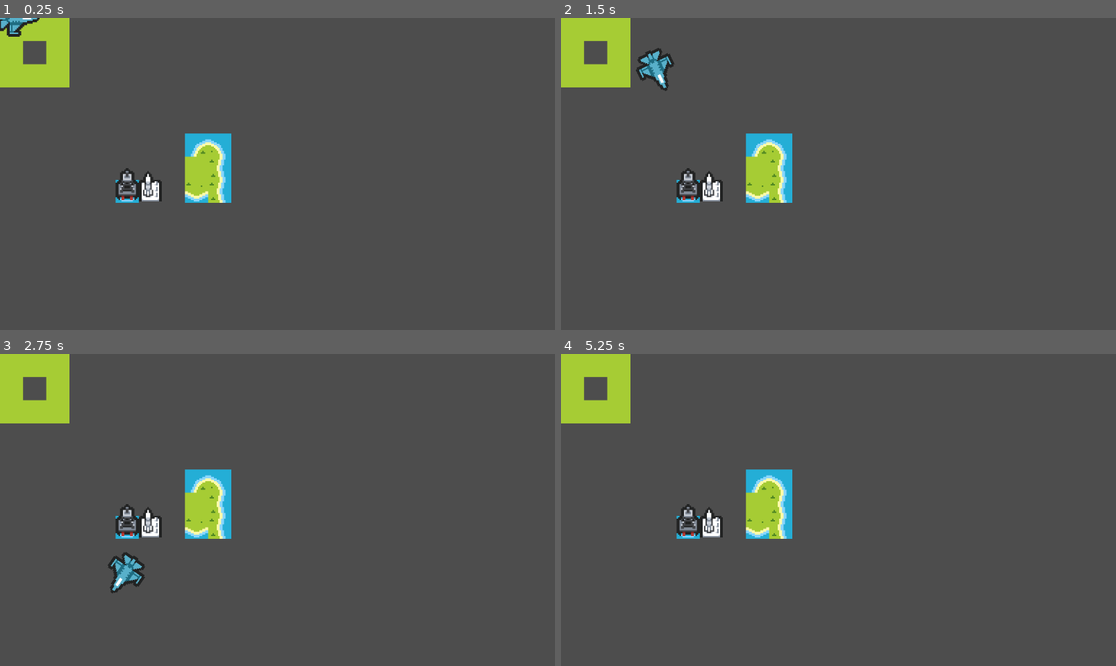
Above: before the commit, frames 1-4 (two rows, left to right).
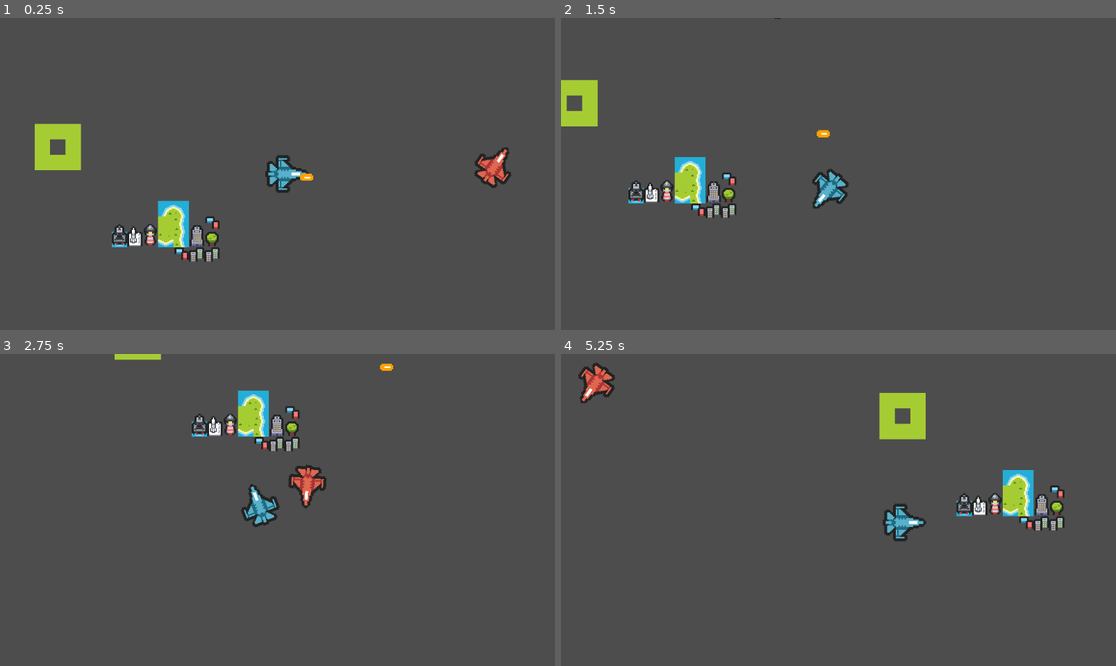
Above: after the commit, the same moments.

Repository: dancroker/Air-Combat-Game
Game: Godot game, scene res://main.tscn
Same seed, same stepped clock (60 frames per second), same inputs: the game is played once before the commit and once after it.
Inputs:
- Up to frame 1 (0.25 s): no input
- Up to frame 2 (1.5 s): hold D (right) 0.53-1.28 s; hold S (down) from 1.28 s (still down)
- Up to frame 3 (2.75 s): release S (down) at 2.03 s; hold D (right) from 2.03 s (still down)
- Up to frame 4 (5.25 s): release D (right) at 2.78 s; hold W (up) 2.78-3.53 s; hold A (left) 3.53-5.03 s; hold S (down) from 5.03 s (still down)

The runs differ from the first frame. In frame 1, 9.0% of the frame differs, in the area x 0-93%, y 0-79%; in frame 2, 7.9%; in frame 3, 8.6%; in frame 4, 8.7%.

Commit message:
Implemented basic enemy movement

Diff:
--- a/air-combat/main.tscn
+++ b/air-combat/main.tscn
@@ -2,10 +2,13 @@
 
 [ext_resource type="Script" uid="uid://d2sm6cn4o7bqw" path="res://scripts/player_control.gd" id="1_0xm2m"]
 [ext_resource type="Texture2D" uid="uid://xhdfjdl27tjk" path="res://assets/Air Strike/Planes/player_planes.png" id="1_ig7tw"]
-[ext_resource type="Script" uid="uid://fjh3qwykrjsk" path="res://scripts/draw_background_segment.gd" id="2_1bvp3"]
-[ext_resource type="Script" uid="uid://r2leaufn7jow" path="res://scripts/map_generation.gd" id="3_7mycd"]
+[ext_resource type="Script" uid="uid://fjh3qwykrjsk" path="res://scripts/map/draw_background_segment.gd" id="2_1bvp3"]
+[ext_resource type="Script" uid="uid://r2leaufn7jow" path="res://scripts/map/map_generation.gd" id="3_7mycd"]
 [ext_resource type="Texture2D" uid="uid://dvk67v8n8co5u" path="res://assets/Air Strike/tileset.png" id="3_h2yge"]
-[ext_resource type="Script" uid="uid://ct2bkwymc78ko" path="res://scripts/map_designs.gd" id="3_lquwl"]
+[ext_resource type="Script" uid="uid://ct2bkwymc78ko" path="res://scripts/map/map_designs.gd" id="3_lquwl"]
+[ext_resource type="Script" uid="uid://bmfj5mosq18qk" path="res://scripts/enemy.gd" id="7_5vw27"]
+[ext_resource type="Texture2D" uid="uid://bhi7gb5ku8r5b" path="res://assets/Air Strike/Planes/enemy_planes.png" id="7_272bh"]
+[ext_resource type="Texture2D" uid="uid://b1j8lux4in6v2" path="res://assets/Air Strike/Effects/plane_shot.png" id="9_kek77"]
 
 [sub_resource type="TileSetAtlasSource" id="TileSetAtlasSource_1bvp3"]
 texture = ExtResource("3_h2yge")
@@ -380,37 +383,73 @@
 [sub_resource type="RectangleShape2D" id="RectangleShape2D_h2yge"]
 size = Vector2(31, 30)
 
+[sub_resource type="RectangleShape2D" id="RectangleShape2D_4c57u"]
+size = Vector2(10, 10)
+
 [node name="Node2D" type="Node2D" unique_id=543733300]
 
-[node name="TileMapLayer" type="TileMapLayer" parent="." unique_id=964857806]
+[node name="Ground Tile Map" type="TileMapLayer" parent="." unique_id=964857806]
 texture_filter = 1
-scale = Vector2(3, 3)
-tile_map_data = PackedByteArray("AAAIAAUAAAACABAAAAAJAAUAAAA …(96 unchanged characters)… DAAMAAAAGAAcAAAAHAAIAAAAGAAYAAAAHAAEAAAA=")
+scale = Vector2(2, 2)
+tile_map_data = PackedByteArray("AAAIAAUAAAACABAAAAAJAAUAAAA …(96 unchanged characters)… DAAMAAAAGAAcAAAAHAAIAAAAGAAYAAAAHAAEAAAAKAAcAAAAMAAIAAAAKAAYAAAAMAAEAAAALAAcAAAAOAAcAAAAKAAgAAAAOAAIAAAALAAgAAAAOAAIAAAAHAAcAAAAGAAYAAAAHAAYAAAAGAAUAAAAJAAgAAAAFAAYAAAALAAYAAAAFAAYAAAA=")
 tile_set = SubResource("TileSet_lquwl")
 script = ExtResource("2_1bvp3")
 
-[node name="MapGen" type="Node2D" parent="TileMapLayer" unique_id=1744018759]
+[node name="MapGen" type="Node2D" parent="Ground Tile Map" unique_id=1744018759]
 scale = Vector2(0.33333334, 0.33333334)
 script = ExtResource("3_7mycd")
 
-[node name="MapDesigns" type="Node2D" parent="TileMapLayer/MapGen" unique_id=1713261728]
+[node name="MapDesigns" type="Node2D" parent="Ground Tile Map/MapGen" unique_id=1713261728]
 script = ExtResource("3_lquwl")
 
-[node name="CharacterBody2D" type="CharacterBody2D" parent="." unique_id=1179859349]
+[node name="Player" type="CharacterBody2D" parent="." unique_id=1179859349]
+position = Vector2(487, 104)
 scale = Vector2(3, 3)
 script = ExtResource("1_0xm2m")
 
-[node name="Sprite2D" type="Sprite2D" parent="CharacterBody2D" unique_id=660994383]
+[node name="Sprite2D" type="Sprite2D" parent="Player" unique_id=660994383]
 texture_filter = 1
 rotation = 1.5707964
 texture = ExtResource("1_ig7tw")
 hframes = 6
 vframes = 3
 
-[node name="CollisionShape2D" type="CollisionShape2D" parent="CharacterBody2D" unique_id=1128939312]
+[node name="CollisionShape2D" type="CollisionShape2D" parent="Player" unique_id=1128939312]
+visible = false
 position = Vector2(0.16666651, 0)
 shape = SubResource("RectangleShape2D_h2yge")
 
-[node name="Camera2D" type="Camera2D" parent="CharacterBody2D" unique_id=1843959126]
+[node name="Camera2D" type="Camera2D" parent="Player" unique_id=1843959126]
 visible = false
-enabled = false
+position_smoothing_enabled = true
+
+[node name="Enemy" type="CharacterBody2D" parent="." unique_id=173481769 node_paths=PackedStringArray("player")]
+position = Vector2(833, 161)
+scale = Vector2(3, 3)
+script = ExtResource("7_5vw27")
+player = NodePath("../Player")
+speed = 600
+turn_speed = 2.0
+
+[node name="Sprite2D" type="Sprite2D" parent="Enemy" unique_id=663300740]
+texture_filter = 1
+rotation = 1.5707964
+texture = ExtResource("7_272bh")
+hframes = 6
+vframes = 3
+
+[node name="CollisionShape2D" type="CollisionShape2D" parent="Enemy" unique_id=1716213648]
+position = Vector2(0.16666651, 0)
+shape = SubResource("RectangleShape2D_h2yge")
+
+[node name="Area2D" type="Area2D" parent="." unique_id=678075234]
+position = Vector2(565, 111)
+rotation = 1.5707964
+scale = Vector2(3, 3)
+
+[node name="CollisionShape2D" type="CollisionShape2D" parent="Area2D" unique_id=31757811]
+shape = SubResource("RectangleShape2D_4c57u")
+
+[node name="Sprite2D" type="Sprite2D" parent="Area2D" unique_id=1349995911]
+texture_filter = 1
+texture = ExtResource("9_kek77")
--- /dev/null
+++ b/air-combat/scripts/bullet.gd
@@ -0,0 +1,11 @@
+extends Area2D
+
+
+# Called when the node enters the scene tree for the first time.
+func _ready() -> void:
+	pass # Replace with function body.
+
+
+# Called every frame. 'delta' is the elapsed time since the previous frame.
+func _process(delta: float) -> void:
+	pass
--- /dev/null
+++ b/air-combat/scripts/enemy.gd
@@ -0,0 +1,20 @@
+extends CharacterBody2D
+
+@export var player : CharacterBody2D
+@export var speed : int
+@export var turn_speed : float
+
+
+func _ready():
+	pass
+
+func _physics_process(delta):
+	if player == null:
+		return
+	var direction = player.global_position - global_position
+	var target_angle = direction.angle()
+	var turn_speed_change = randf_range(turn_speed/2,turn_speed)
+	rotation = lerp_angle(rotation, target_angle, turn_speed_change * delta)
+
+	velocity = (Vector2.RIGHT.rotated(rotation) * speed)
+	move_and_slide()
--- a/air-combat/scripts/player_control.gd
+++ b/air-combat/scripts/player_control.gd
@@ -1,6 +1,6 @@
 extends CharacterBody2D
 
-@export var rotation_speed = 1.5
+@export var rotation_speed = 3
 @export var engine_force = 50
 @export var min_engine_force = 100 #/10
 @export var max_engine_force = 300 #/10
Not shown, added: air-combat/scripts/bullet.gd.uid
Not shown, added: air-combat/scripts/enemy.gd.uid
Renamed: air-combat/scripts/draw_background_segment.gd -> air-combat/scripts/map/draw_background_segment.gd
Renamed: air-combat/scripts/draw_background_segment.gd.uid -> air-combat/scripts/map/draw_background_segment.gd.uid
Renamed: air-combat/scripts/map_designs.gd -> air-combat/scripts/map/map_designs.gd
Renamed: air-combat/scripts/map_designs.gd.uid -> air-combat/scripts/map/map_designs.gd.uid
Renamed: air-combat/scripts/map_generation.gd -> air-combat/scripts/map/map_generation.gd
Renamed: air-combat/scripts/map_generation.gd.uid -> air-combat/scripts/map/map_generation.gd.uid
